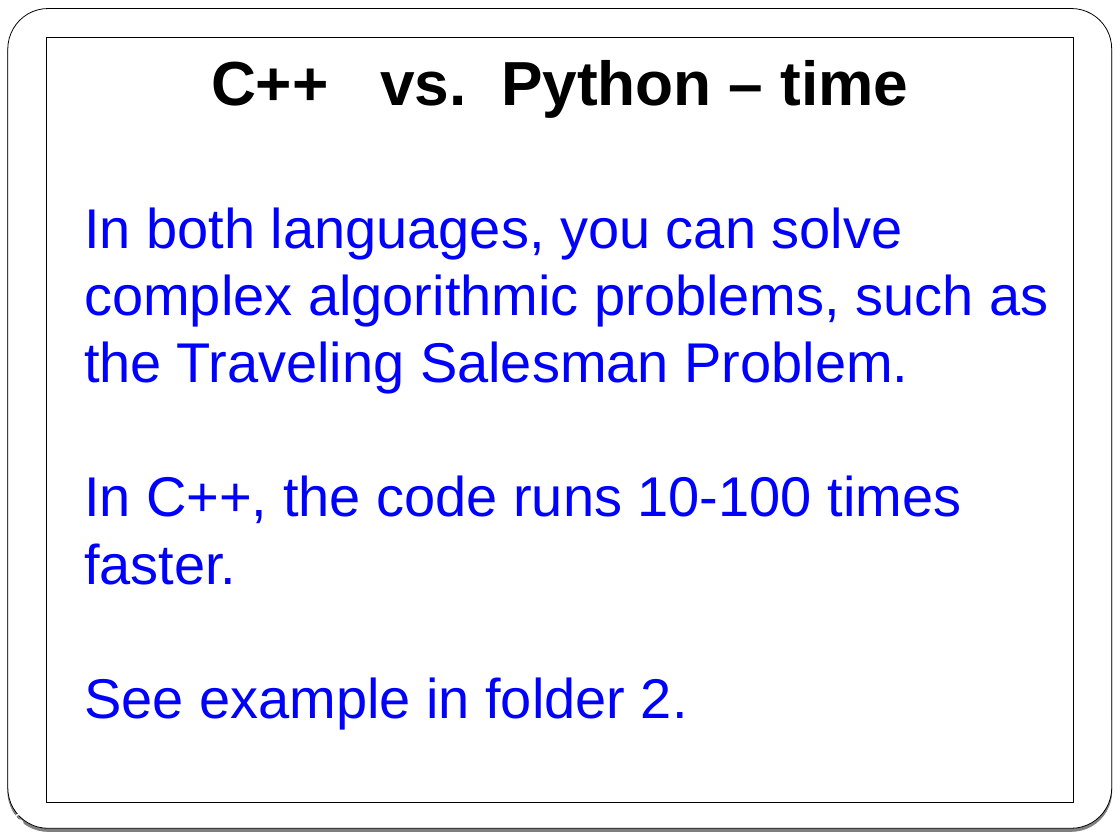
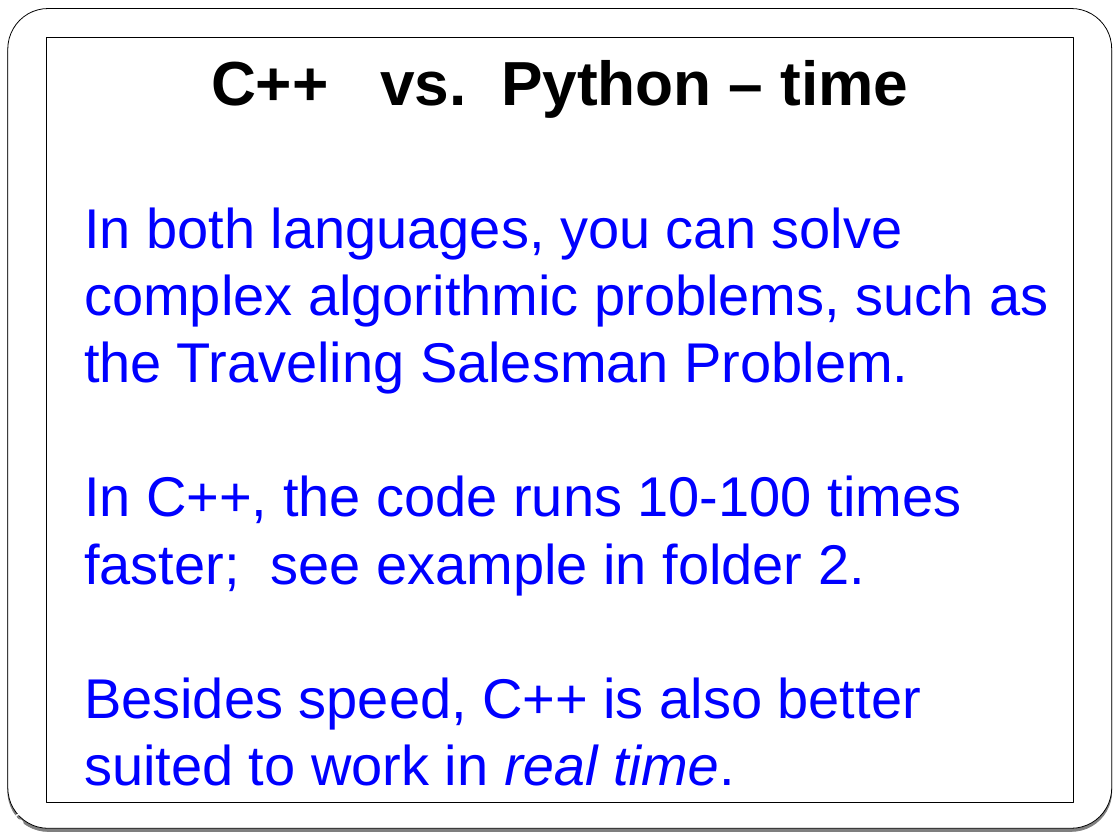
Before and after one commit to cpp-at-ariel/cpp-5781, a slide deck: slide 6 of 01-what-is-cpp/slides-1-cpp-vs-c-vs-java.odp. Drawn at 1120x840 pixels with LibreOffice and Linux fonts; fonts in the diff are those of the drawing. Boxes give left, top, right and bottom in pixels: in the first picture for what was removed or moved away, otherwise in the second. Text is boxed around its words. In the diff, an @@ line names an element or a change of style, - is before the commit and + after.

```diff
--- a/01-what-is-cpp/slides-1-cpp-vs-c-vs-java.odp
+++ b/01-what-is-cpp/slides-1-cpp-vs-c-vs-java.odp
@@ text in rectangle at [84,475,961,786]: text changed @@
-● In C++, the code runs 10-100 times faster.
-● See example in folder 2.
+● In C++, the code runs 10-100 times faster; see example in folder 2.
+● Besides speed, C++ is also better suited to work in real time.
```
Also in this commit, not shown: 6 other files.
